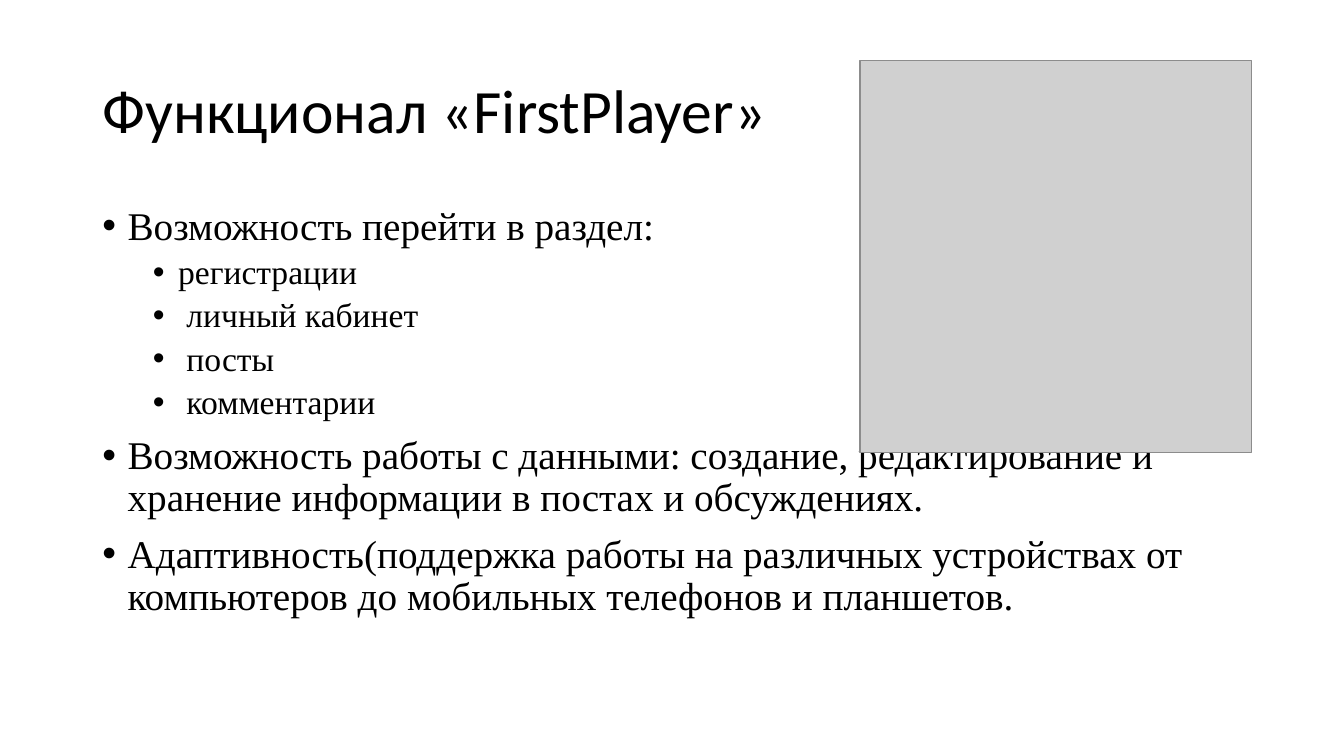
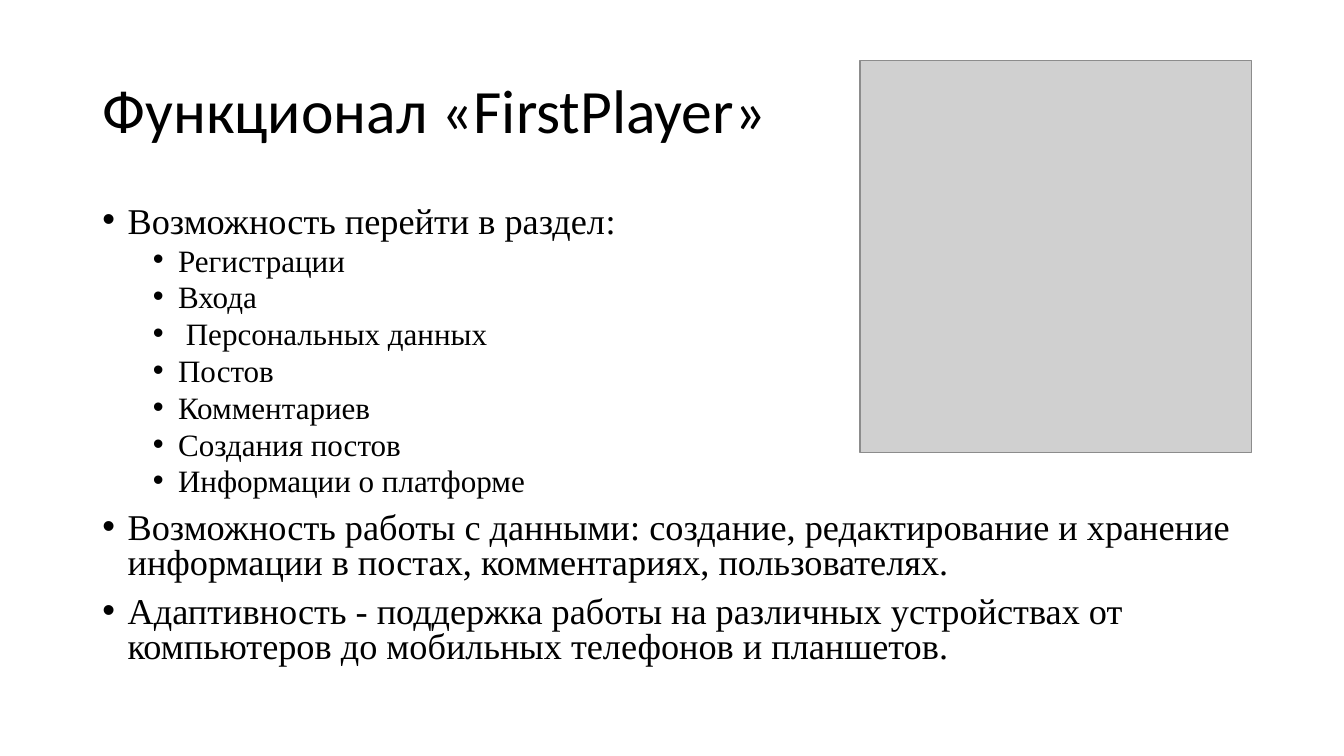
Before and after one commit to Evgenij1234/Project-for-BPC-21-011, a slide deck: slide 9 of FirstPlayer.pptx. Drawn at 1344x756 pixels with LibreOffice and Linux fonts; fonts in the diff are those of the drawing; grey boxes stand for pictures; background and template pictures are left out. Boxes give left, top, right and bottom in pixels: in the first picture for what was removed or moved away, otherwise in the second. Text is boxed around its words. In the diff, an @@ line names an element or a change of style, - is before the commit and + after.

```diff
--- a/FirstPlayer.pptx
+++ b/FirstPlayer.pptx
@@ text at [128, 209, 616, 241]: size 28 to 25.9 pt in "Возможность перейти в раздел:"; line spacing 0.9 to 0.8 @@
@@ text at [128, 251, 1230, 666]: text changed; size 28 to 25.9 pt @@
-  • регистрации
-  • личный кабинет
-  • посты
-  • комментарии
-• Возможность работы с данными: создание, редактирование и хранение информации в постах и обсуждениях.
-• Адаптивность(поддержка работы на различных устройствах от компьютеров до мобильных телефонов и планшетов.
+  • Регистрации
+  • Входа
+  • Персональных данных
+  • Постов
+  • Комментариев
+  • Создания постов
+  • Информации о платформе
+• Возможность работы с данными: создание, редактирование и хранение информации в постах, комментариях, пользователях.
+• Адаптивность - поддержка работы на различных устройствах от компьютеров до мобильных телефонов и планшетов.
```
Also in this commit, not shown: 6 other slides changed.
